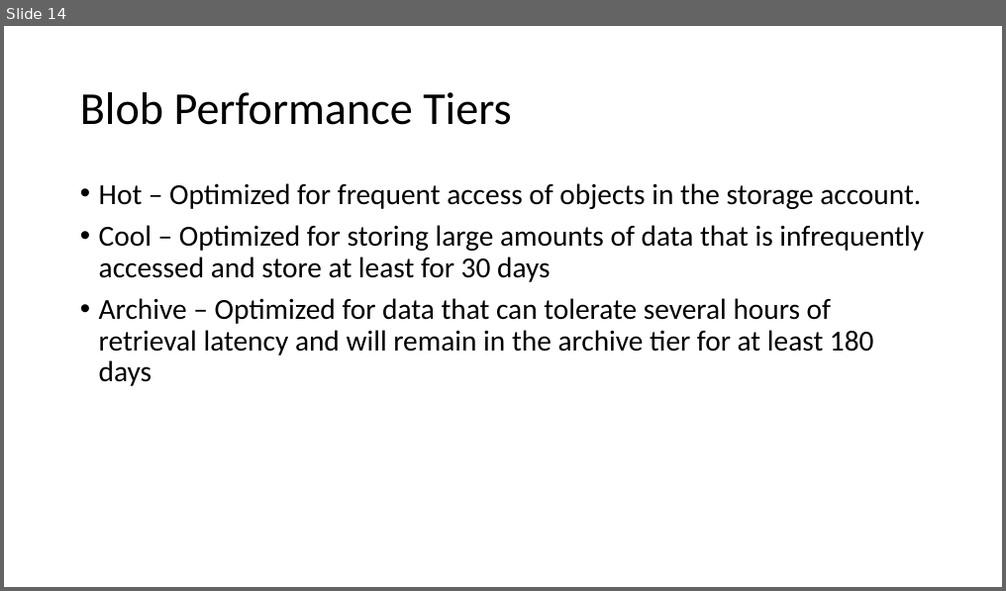
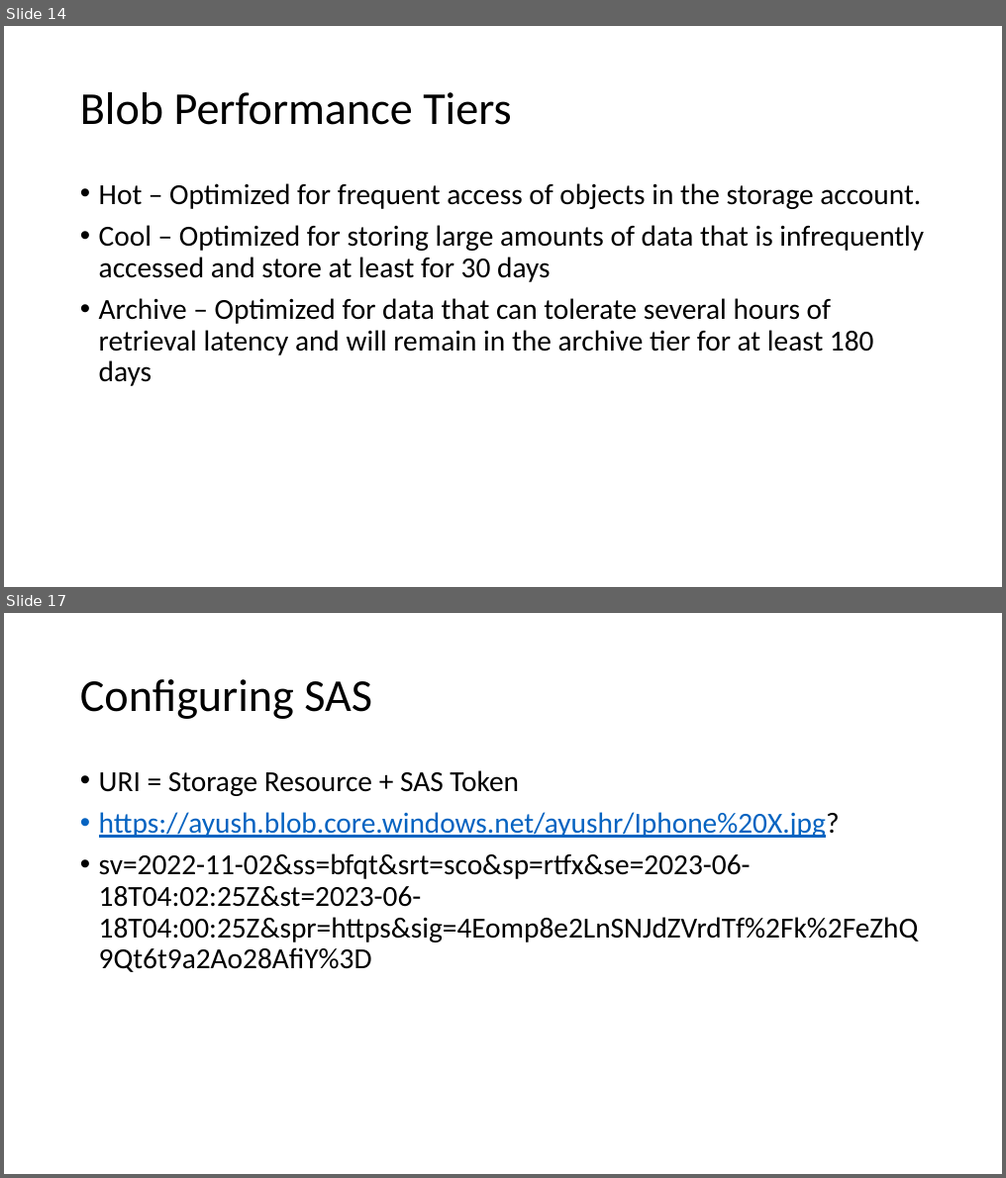
Before and after one commit to ayushrathi15/03June-AZ104, a slide deck: Azure Storage.pptx. Shown one above the other, each under a label of ours: slide 14 before the commit, slides 14 and 17 after it; the slides between them are not shown. The pictures are 1006x591 and 1006x1178 pixels, drawn with LibreOffice and Linux fonts; fonts in the diff are those of the drawing. Boxes give left, top, right and bottom in pixels: in the first picture for what was removed or moved away, otherwise in the second. Text is boxed around its words. In the diff, an @@ line names an element or a change of style, - is before the commit and + after.

Commit message:
Day 5

```diff
--- a/Azure Storage.pptx
+++ b/Azure Storage.pptx
@@ slide 17 added at (x1=4, y1=613, x2=1002, y2=1174), background #FFFFFF @@
@@ title added at (x1=80, y1=679, x2=372, y2=719), 44 pt, text #000000 @@
+Configuring SAS
@@ text added at (x1=99, y1=770, x2=919, y2=972), 28 pt, text #000000 @@
+• URI = Storage Resource + SAS Token
+• https://ayush.blob.core.windows.net/ayushr/Iphone%20X.jpg?
+• sv=2022-11-02&ss=bfqt&srt=sco&sp=rtfx&se=2023-06-18T04:02:25Z&st=2023-06-18T04:00:25Z&spr=https&sig=4Eomp8e2LnSNJdZVrdTf%2Fk%2FeZhQ9Qt6t9a2Ao28AfiY%3D
```
Also in this commit, not shown: 1 slide changed, 8 other slides added.
